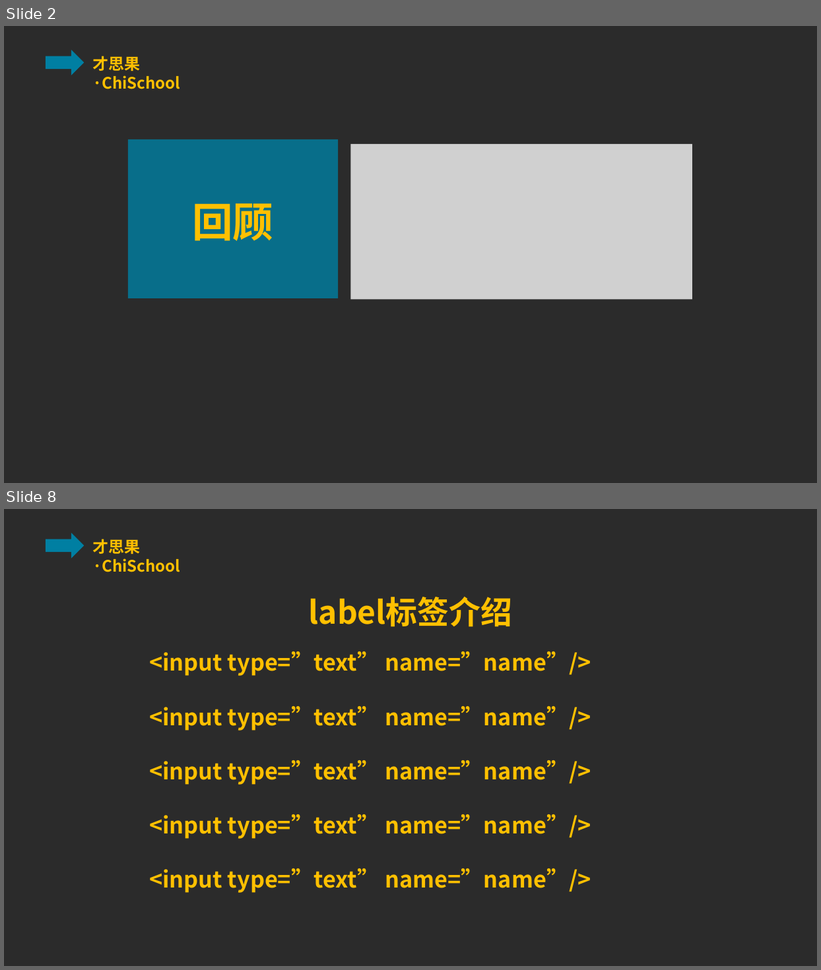
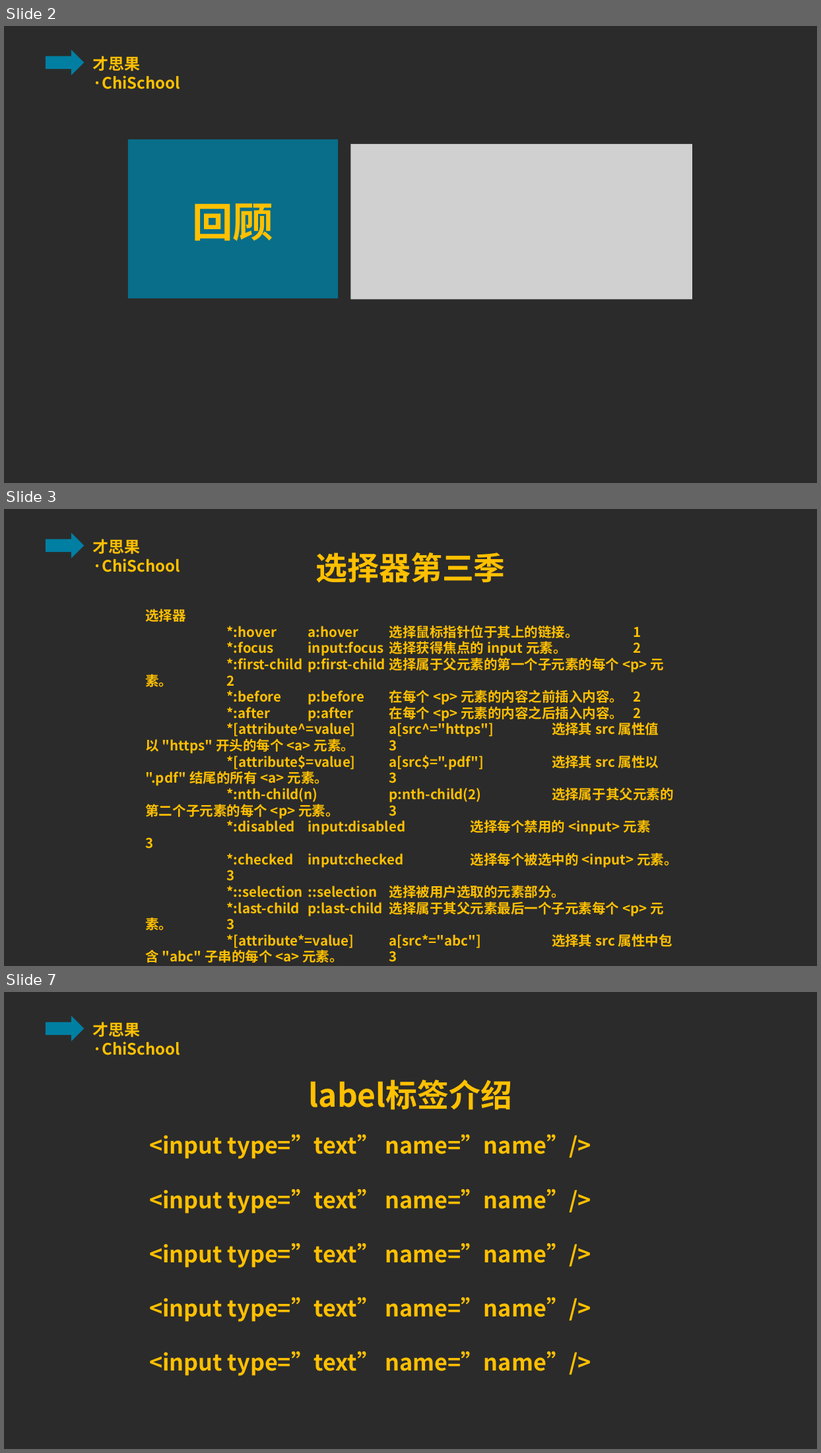
Before and after one commit to ppliu1987/chichool, a slide deck: html/class/lesson_seven/lesson_four.pptx. Shown one above the other, each under a label of ours: slides 2 and 8 before the commit, slides 2, 3 and 7 after it; the slides between them are not shown. The pictures are 821x970 and 821x1453 pixels, drawn with LibreOffice and Linux fonts; fonts in the diff are those of the drawing; grey boxes stand for pictures; background and template pictures are left out; a plain dark background stands for a picture behind light text. Boxes give left, top, right and bottom in pixels: in the first picture for what was removed or moved away, otherwise in the second. Text is boxed around its words. In the diff, an @@ line names an element or a change of style, - is before the commit and + after.

```diff
--- a/html/class/lesson_seven/lesson_four.pptx
+++ b/html/class/lesson_seven/lesson_four.pptx
@@ slide 3 added at [4,509,817,966], background picture (left out); not listed: 2 template elements that a slide beside it also shows @@
@@ text added at [316,553,506,583], 28 pt, text #FFC000, bold @@
+选择器第三季
@@ text added at [145,609,678,949], 12 pt, text #FFC000, bold @@
+选择器
+*:hover a:hover 选择鼠标指针位于其上的链接。 1
+*:focus input:focus 选择获得焦点的 input 元素。 2
+*:first-child p:first-child 选择属于父元素的第一个子元素的每个 <p> 元素。 2
+*:before p:before 在每个 <p> 元素的内容之前插入内容。 2
+*:after p:after 在每个 <p> 元素的内容之后插入内容。 2
+*[attribute^=value] a[src^="https"] 选择其 src 属性值以 "https" 开头的每个 <a> 元素。 3
+*[attribute$=value] a[src$=".pdf"] 选择其 src 属性以 ".pdf" 结尾的所有 <a> 元素。 3
+*:nth-child(n) p:nth-child(2) 选择属于其父元素的第二个子元素的每个 <p> 元素。 3
+*:disabled input:disabled 选择每个禁用的 <input> 元素 3
+*:checked input:checked 选择每个被选中的 <input> 元素。 3
+*::selection ::selection 选择被用户选取的元素部分。
+*:last-child p:last-child 选择属于其父元素最后一个子元素每个 <p> 元素。 3
+*[attribute*=value] a[src*="abc"] 选择其 src 属性中包含 "abc" 子串的每个 <a> 元素。 3
@@ what was slide 8 is now slide 7 @@
```
Also in this commit, not shown: 1 slide changed, 3 other slides added, 5 slides removed, 3 other files.
